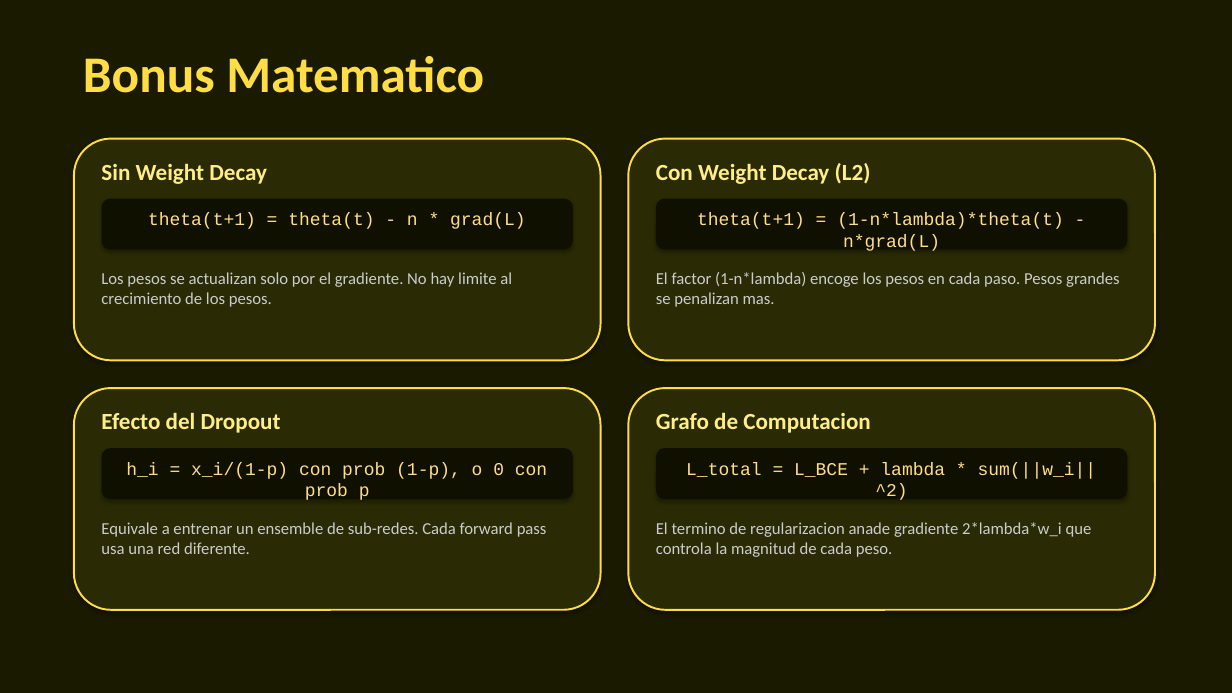
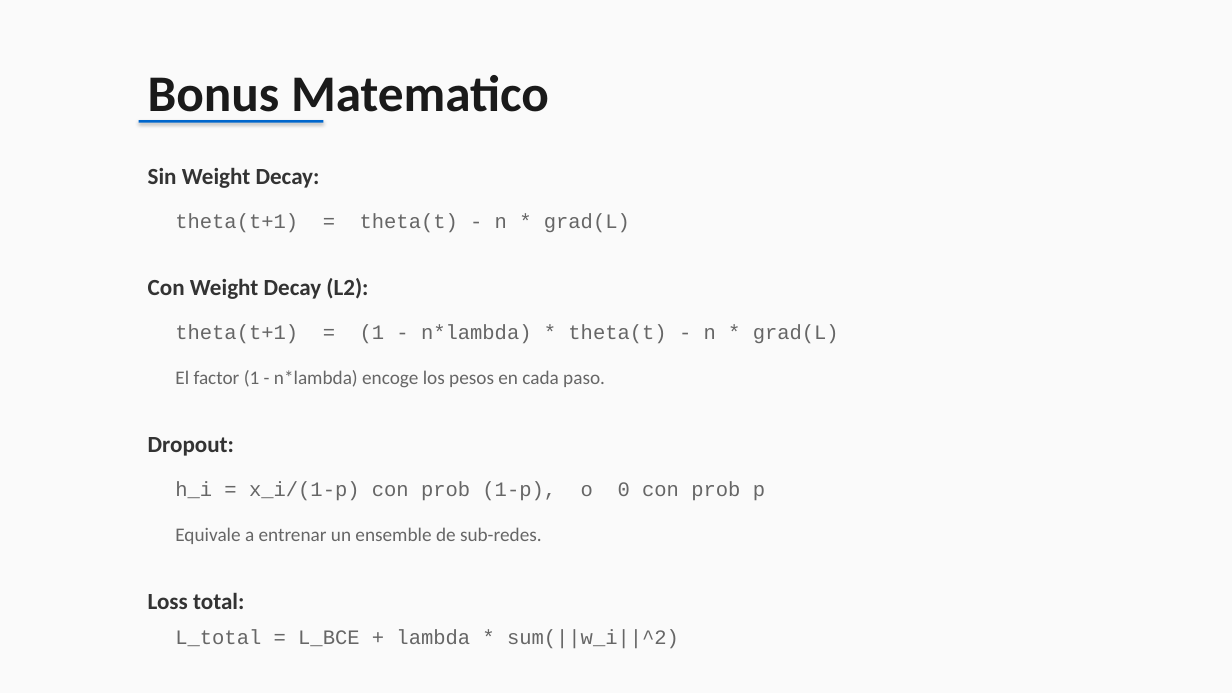
Before and after one commit to Xamplix/proyecto, a slide deck: slide 8 of Grupo7_La_Memoria_de_Pez.pptx. Drawn at 1232x693 pixels with LibreOffice and Linux fonts; fonts in the diff are those of the drawing. Boxes give left, top, right and bottom in pixels: in the first picture for what was removed or moved away, otherwise in the second. Text is boxed around its words. In the diff, an @@ line names an element or a change of style, - is before the commit and + after.

```diff
--- a/Grupo7_La_Memoria_de_Pez.pptx
+++ b/Grupo7_La_Memoria_de_Pez.pptx
@@ background #1A1A00 to #FAFAFA @@
@@ text "Bonus Matematico": place and size @@
-text "Bonus Matematico" at (83, 56, 484, 93)
+text "Bonus Matematico" at (148, 75, 549, 123)
@@ text "Bonus Matematico" at (148, 75, 549, 123): text colour #FFDD44 to #1A1A1A @@
@@ rounded rectangle removed at (74, 139, 601, 360) @@
@@ rectangle added at (139, 120, 323, 123), fill #0066CC @@
@@ rounded rectangle removed at (628, 139, 1155, 360) @@
@@ text at (148, 167, 320, 188): text changed; text colour #FFEE88 to #333333 @@
-Sin Weight Decay
+Sin Weight Decay:
@@ rounded rectangle removed at (102, 199, 573, 250) @@
@@ text "theta(t+1) = theta(t) - n ...": place and size @@
-text "theta(t+1) = theta(t) - n ..." at (148, 213, 526, 229)
+text "theta(t+1) = theta(t) - n ..." at (175, 213, 630, 232)
@@ rounded rectangle removed at (656, 199, 1128, 250) @@
@@ text removed at (101, 272, 512, 307) @@
-Los pesos se actualizan solo por el gradiente. No hay limite al crecimiento de los pesos.
@@ text at (148, 278, 368, 299): text changed; text colour #FFEE88 to #333333 @@
-Con Weight Decay (L2)
+Con Weight Decay (L2):
@@ text at (175, 324, 839, 343): text changed; size 14 to 16 pt; text colour #FFDD88 to #666666 @@
-theta(t+1) = (1-n*lambda)*theta(t) - n*grad(L)
+theta(t+1) = (1 - n*lambda) * theta(t) - n * grad(L)
@@ rounded rectangle removed at (74, 388, 601, 610) @@
@@ text at (175, 370, 605, 388): text changed; size 13 to 15 pt; text colour #CCCCCC to #666666 @@
-El factor (1-n*lambda) encoge los pesos en cada paso. Pesos grandes se penalizan mas.
+El factor (1 - n*lambda) encoge los pesos en cada paso.
@@ rounded rectangle removed at (628, 388, 1155, 610) @@
@@ text removed at (101, 412, 281, 433) @@
-Efecto del Dropout
@@ text removed at (656, 412, 870, 433) @@
-Grafo de Computacion
@@ rounded rectangle removed at (102, 448, 573, 499) @@
@@ text added at (148, 437, 234, 456), 18 pt, text #333333, bold @@
+Dropout:
@@ rounded rectangle removed at (656, 448, 1128, 499) @@
@@ text "h_i = x_i/(1-p) con prob ...": place and size @@
-text "h_i = x_i/(1-p) con prob ..." at (126, 462, 547, 500)
+text "h_i = x_i/(1-p) con prob ..." at (175, 481, 765, 500)
@@ text at (175, 527, 542, 544): text changed; size 13 to 15 pt; text colour #CCCCCC to #666666 @@
-Equivale a entrenar un ensemble de sub-redes. Cada forward pass usa una red diferente.
+Equivale a entrenar un ensemble de sub-redes.
@@ text removed at (656, 522, 1092, 557) @@
-El termino de regularizacion anade gradiente 2*lambda*w_i que controla la magnitud de cada peso.
@@ text added at (148, 592, 244, 609), 18 pt, text #333333, bold @@
+Loss total:
@@ size 14 to 16 pt, text colour #FFDD88 to #666666; alignment centre to left in 3 elements at (175, 213, 630, 232), (175, 481, 765, 500), (175, 629, 679, 648) @@
@@ text "L_total = L_BCE + lambda ...": place and size @@
-text "L_total = L_BCE + lambda ..." at (686, 462, 1097, 500)
+text "L_total = L_BCE + lambda ..." at (175, 629, 679, 648)
```
Also in this commit, not shown: 8 other slides changed, 1 other file.
